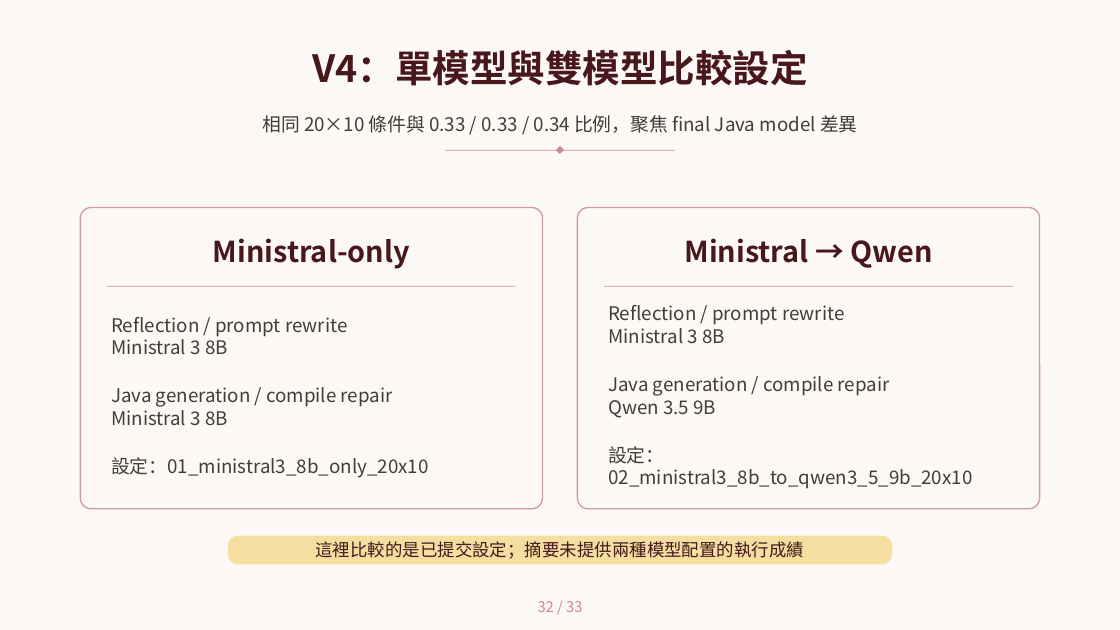
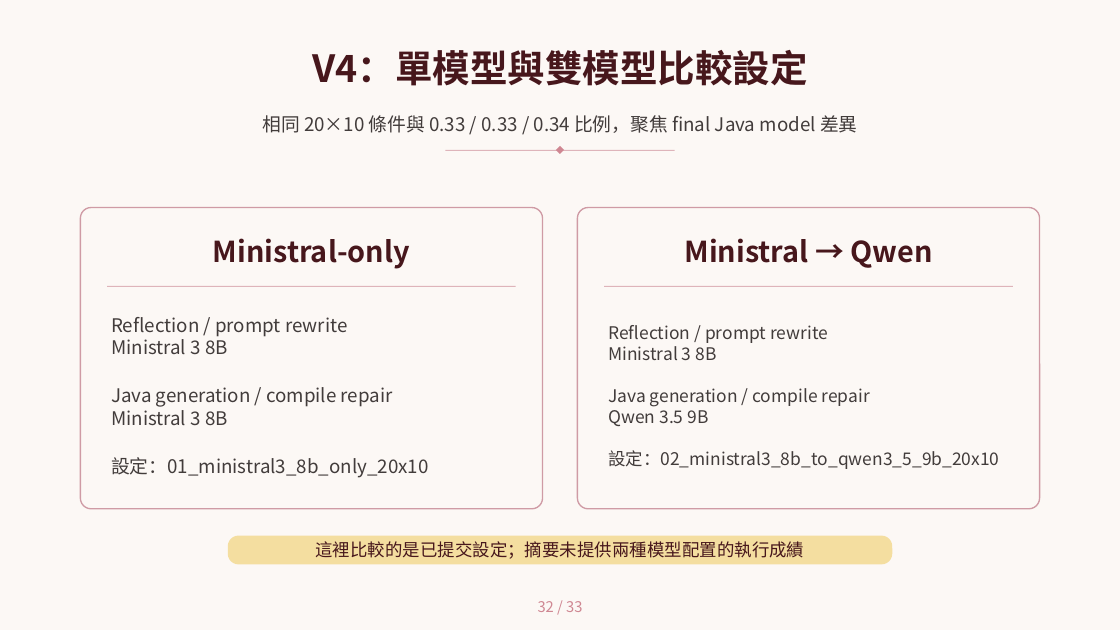
Before and after one commit to sophie8909/EAGLE, a slide deck: slide 32 of Meeting/20260910_eagle_progress.pptx. Drawn at 1120x630 pixels with LibreOffice and Linux fonts; fonts in the diff are those of the drawing; background and template pictures are left out. Boxes give left, top, right and bottom in pixels: in the first picture for what was removed or moved away, otherwise in the second. Text is boxed around its words. In the diff, an @@ line names an element or a change of style, - is before the commit and + after.

Commit message:
style(meeting): use Source Han Serif in September 10 deck

```diff
--- a/Meeting/20260910_eagle_progress.pptx
+++ b/Meeting/20260910_eagle_progress.pptx
@@ text "Reflection / prompt rewrite" at [608,325,999,469]: size 21 to 19.5 pt, font Noto Sans CJK TC to Noto Sans CJK SC @@
```
Also in this commit, not shown: 32 other slides changed.
